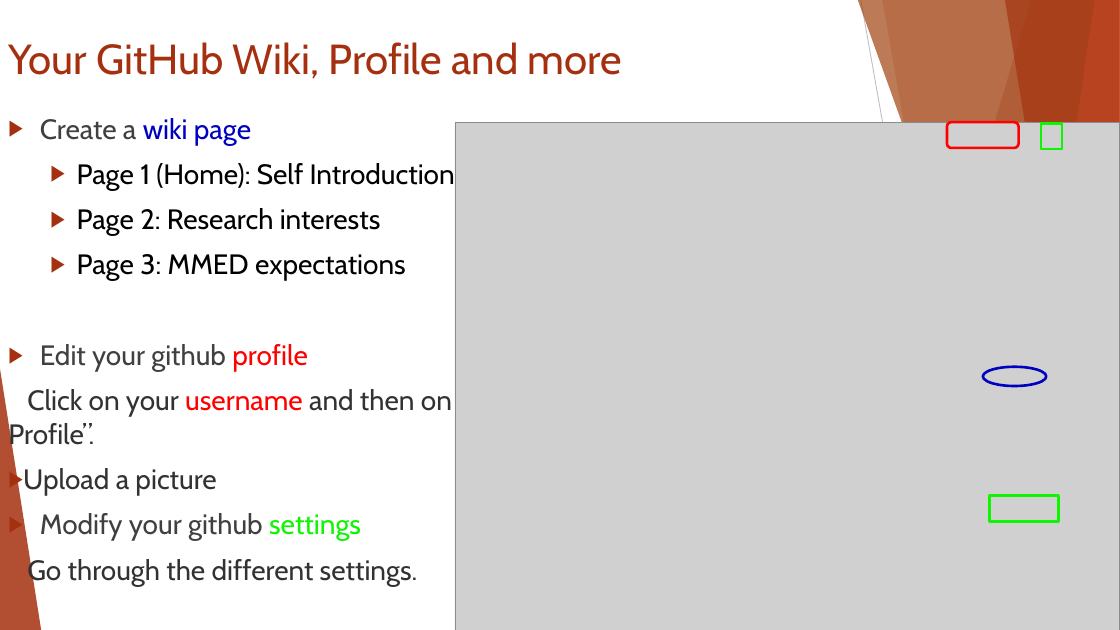
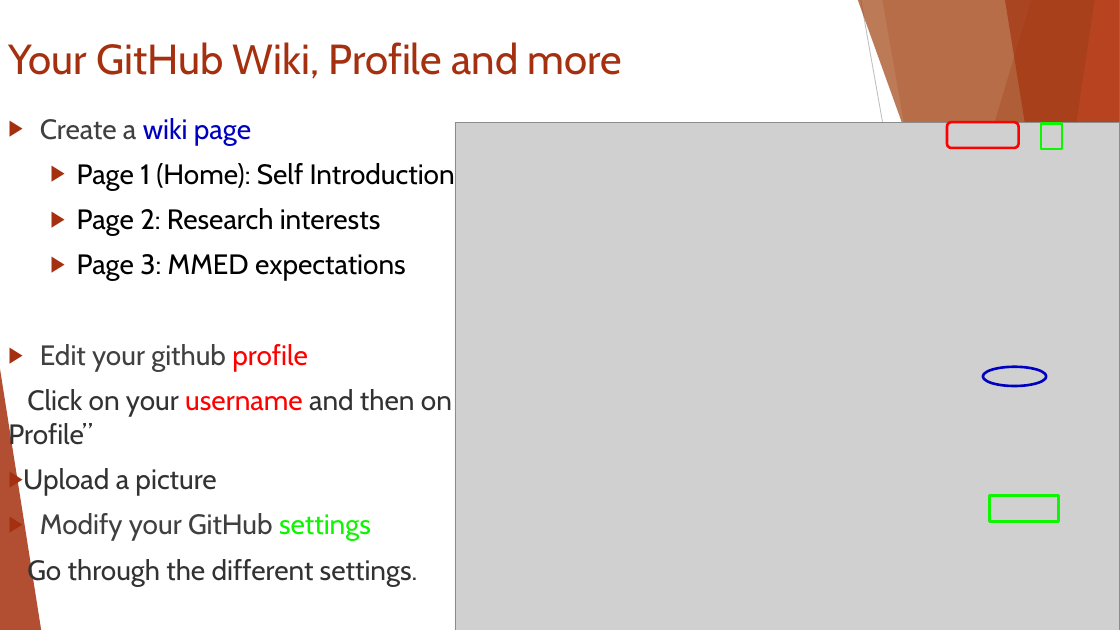
Before and after one commit to ICI3D/Sandbox, a slide deck: slide 19 of IntroToGitHub&SmartGit-v3.1.pptx (slide 17 before the commit). Drawn at 1120x630 pixels with LibreOffice and Linux fonts; fonts in the diff are those of the drawing; grey boxes stand for pictures. Boxes give left, top, right and bottom in pixels: in the first picture for what was removed or moved away, otherwise in the second. Text is boxed around its words. In the diff, an @@ line names an element or a change of style, - is before the commit and + after.

```diff
--- a/IntroToGitHub&SmartGit-v3.1.pptx
+++ b/IntroToGitHub&SmartGit-v3.1.pptx
@@ text at [8, 389, 452, 450]: text changed @@
-Click on your username and then on “Edit Profile”.
+Click on your username and then on “Edit Profile”
@@ text at [40, 513, 371, 541]: text changed @@
-▶ Modify your github settings
+▶ Modify your GitHub settings
```
Also in this commit, not shown: 3 other slides changed, 2 slides added, 1 other file.
